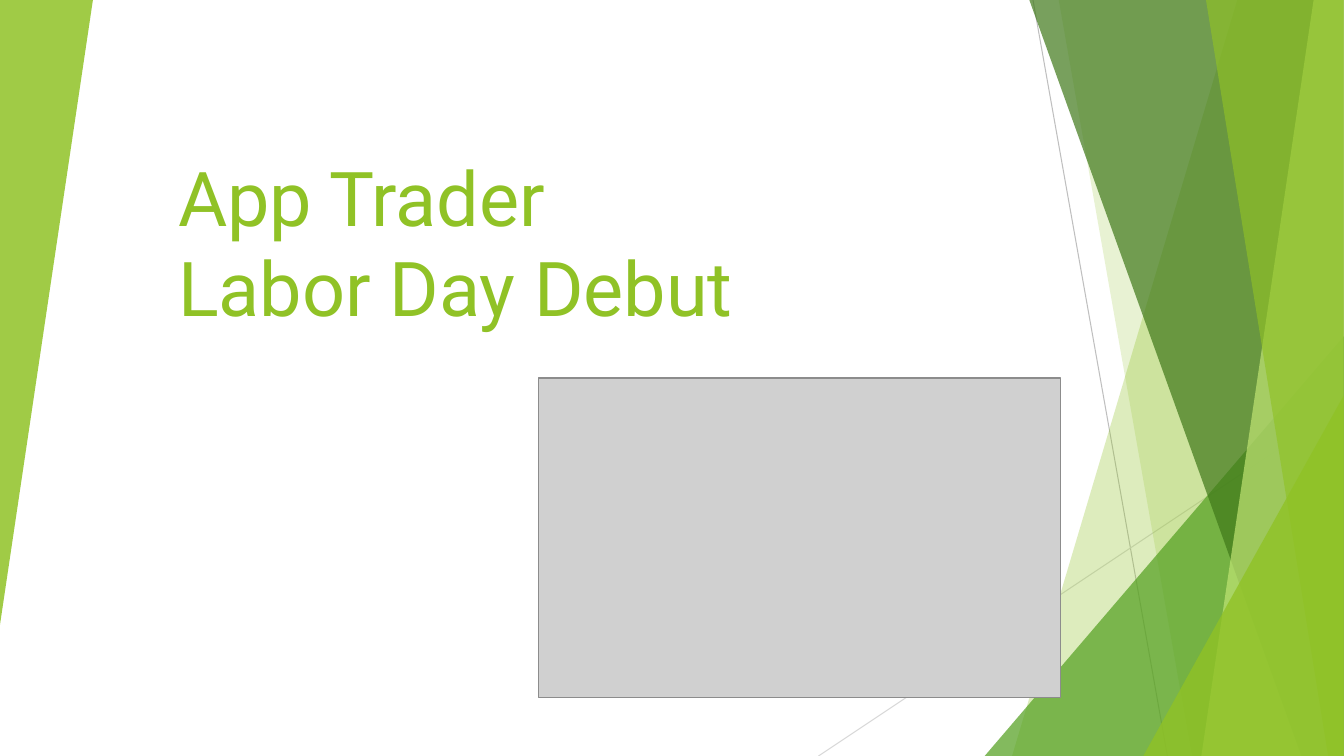
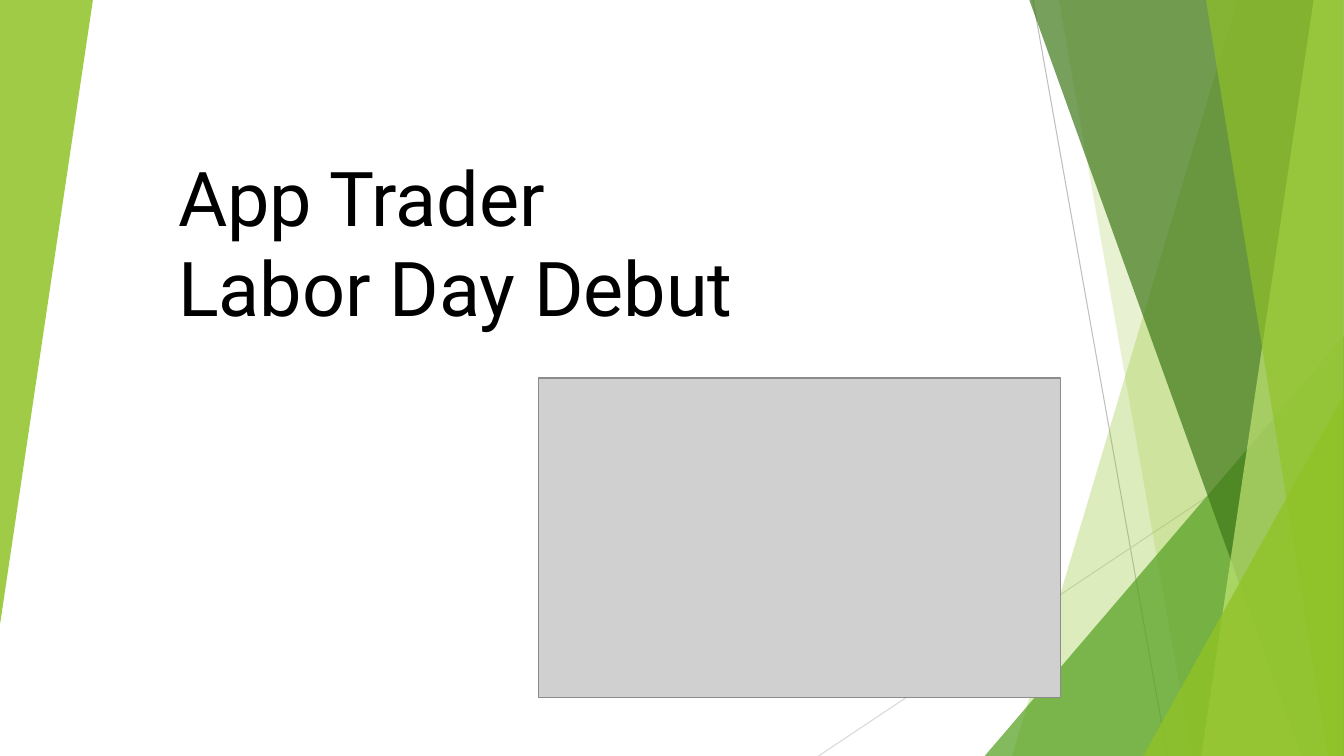
Before and after one commit to aaroncp/app-trader, a slide deck: slide 1 of app_trader_presentationKL.pptx. Drawn at 1344x756 pixels with LibreOffice and Linux fonts; fonts in the diff are those of the drawing; grey boxes stand for pictures. Boxes give left, top, right and bottom in pixels: in the first picture for what was removed or moved away, otherwise in the second. Text is boxed around its words. In the diff, an @@ line names an element or a change of style, - is before the commit and + after.

```diff
--- a/app_trader_presentationKL.pptx
+++ b/app_trader_presentationKL.pptx
@@ title "App Trader Labor Day Debut" at [178, 169, 732, 332]: text colour #90C226 to #000000 @@
```
Also in this commit, not shown: 4 other slides changed, 16 slides added, 3 slides removed, 1 other file.
